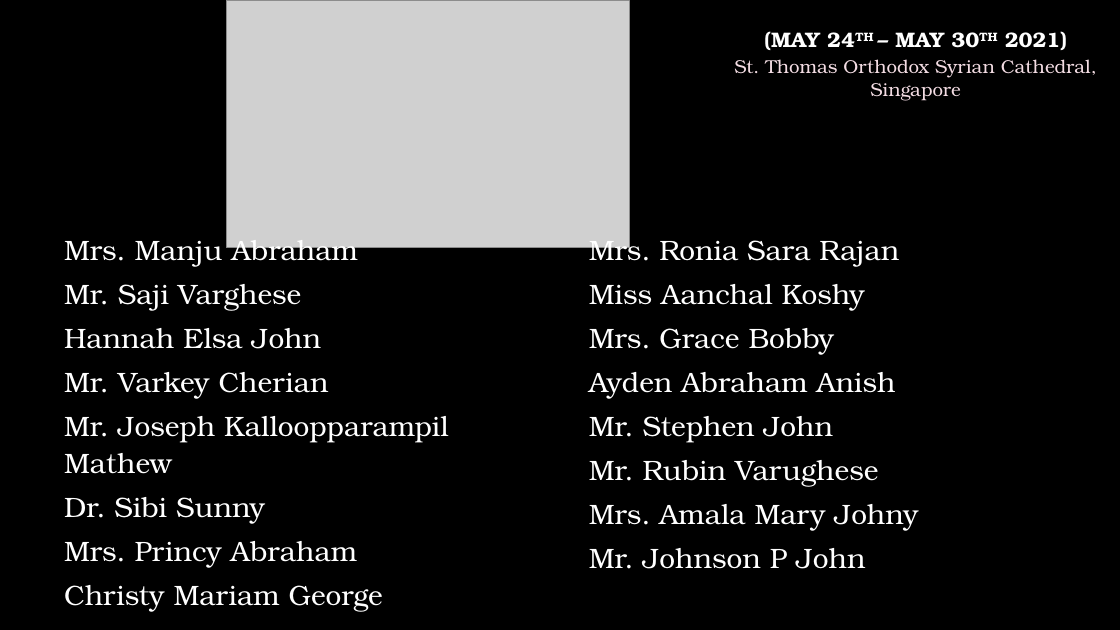
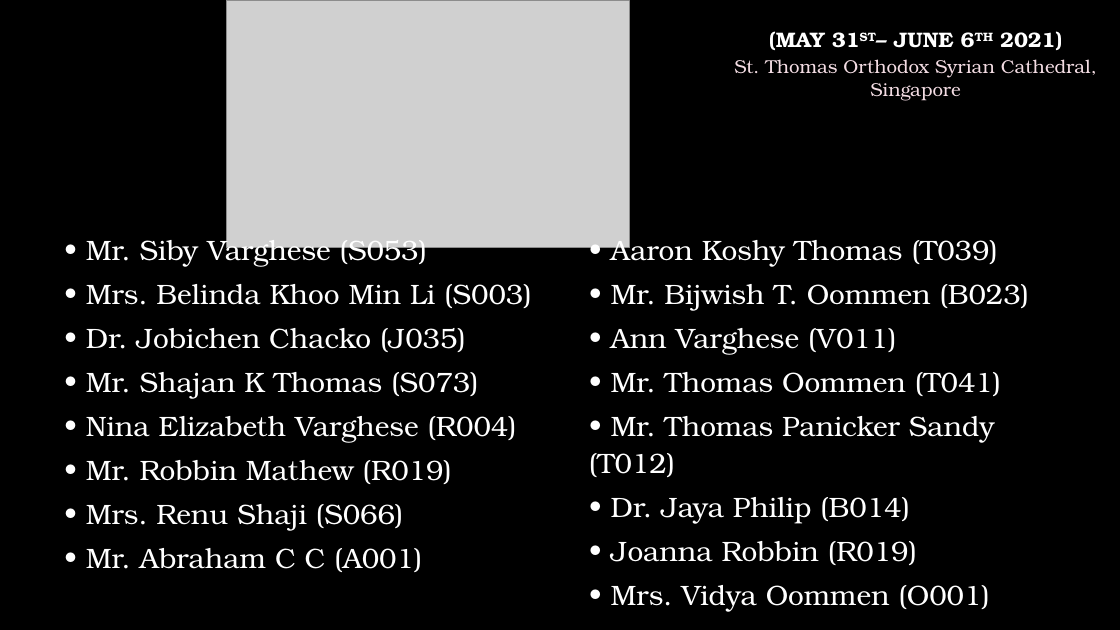
Before and after one commit to stoscsg/openlp-data, a slide deck: slide 1 of stosc_services/PPT/Birthday & Anniversaries.pptx. Drawn at 1120x630 pixels with LibreOffice and Linux fonts; fonts in the diff are those of the drawing; grey boxes stand for pictures; background and template pictures are left out. Boxes give left, top, right and bottom in pixels: in the first picture for what was removed or moved away, otherwise in the second. Text is boxed around its words. In the diff, an @@ line names an element or a change of style, - is before the commit and + after.

```diff
--- a/stosc_services/PPT/Birthday & Anniversaries.pptx
+++ b/stosc_services/PPT/Birthday & Anniversaries.pptx
@@ text at <box>769,31,1062,50</box>: text changed @@
-(MAY 24TH – MAY 30TH 2021)
+(MAY 31ST– JUNE 6TH 2021)
@@ text at <box>86,234,531,572</box>: text changed @@
-Mrs. Manju Abraham
-Mr. Saji Varghese
-Hannah Elsa John
-Mr. Varkey Cherian
-Mr. Joseph Kalloopparampil Mathew
-Dr. Sibi Sunny
-Mrs. Princy Abraham
-Christy Mariam George
+• Mr. Siby Varghese (S053)
+• Mrs. Belinda Khoo Min Li (S003)
+• Dr. Jobichen Chacko (J035)
+• Mr. Shajan K Thomas (S073)
+• Nina Elizabeth Varghese (R004)
+• Mr. Robbin Mathew (R019)
+• Mrs. Renu Shaji (S066)
+• Mr. Abraham C C (A001)
@@ text at <box>589,234,1030,611</box>: text changed @@
-Mrs. Ronia Sara Rajan
-Miss Aanchal Koshy
-Mrs. Grace Bobby
-Ayden Abraham Anish
-Mr. Stephen John
-Mr. Rubin Varughese
-Mrs. Amala Mary Johny
-Mr. Johnson P John
+• Aaron Koshy Thomas (T039)
+• Mr. Bijwish T. Oommen (B023)
+• Ann Varghese (V011)
+• Mr. Thomas Oommen (T041)
+• Mr. Thomas Panicker Sandy (T012)
+• Dr. Jaya Philip (B014)
+• Joanna Robbin (R019)
+• Mrs. Vidya Oommen (O001)
```
Also in this commit, not shown: 2 other slides changed.
